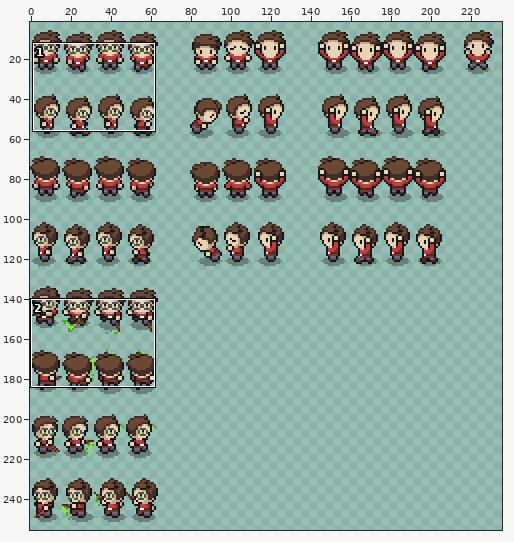
Sprite sheet -- assets/character.png. The picture above shows the old version from afar; the outline marks the close-up.
Close-up. First the earlier version:
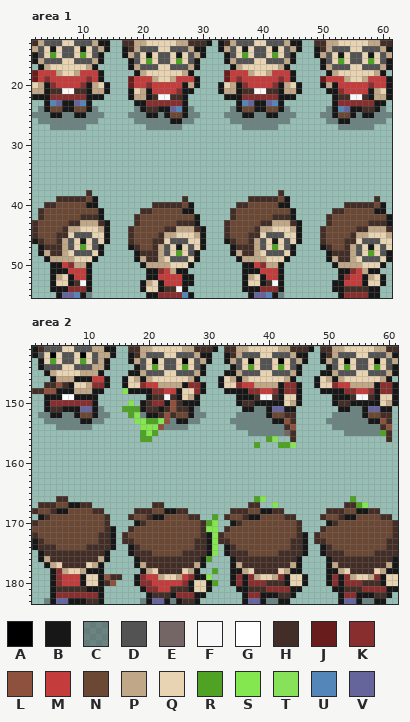
The file is 272x256 pixels. Pixels under 10% opacity are left out. Colours within 5 levels of each other are drawn and written as one. Shown: area 1: x 2..61, y 13..55; area 2: x 1..61, y 141..183. The wide view leaves out empty margins. The commit also changed other parts of the picture, which this record leaves out.
Palette (. is transparent): A #000000  B #171717  C #2a2a3466  D #535353  E #746665  F #f8f8f8  G #ffffff  H #432e27  J #681c1c  K #882e2e  L #8d513d  M #c43c3c  N #6a4834  P #bfa787  Q #e8d4b2  R #4fa223  S #84e750  T #88e259  U #5586b9  V #65659b
And afterwards:
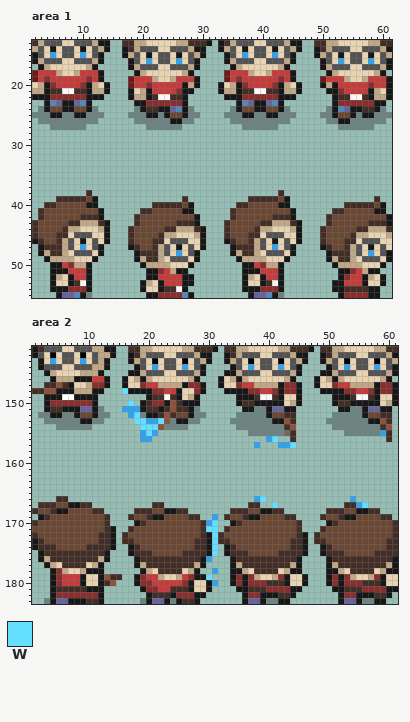
Colours new in this view: W #64dfff
Edits made:
{"colour":"R","old":"#4fa223","new":"#33a2eb"}
{"where": "area 2"}
{"y":148,"x":16,"old":"T","new":"W"}
{"y":150,"x":17,"old":"T","new":"W"}
{"y":152,"x":18,"old":"T","new":"W"}
{"y":153,"x":18,"old":"TS","new":"WW"}
{"y":153,"x":22,"old":"S","new":"W"}
{"y":154,"x":19,"old":"SSS","new":"WWW"}
{"y":155,"x":20,"old":"S","new":"W"}
{"y":156,"x":41,"old":"T","new":"W"}
{"y":157,"x":44,"old":"T","new":"W"}
{"y":166,"x":39,"old":"T","new":"W"}
{"y":167,"x":41,"old":"T","new":"W"}
{"y":167,"x":56,"old":"T","new":"W"}
{"y":170,"x":31,"old":"S","new":"W"}
{"y":171,"x":30,"old":"SS","new":"WW"}
{"y":172,"x":31,"old":"S","new":"W"}
{"y":173,"x":31,"old":"S","new":"W"}
{"y":174,"x":31,"old":"S","new":"W"}
{"y":175,"x":31,"old":"S","new":"W"}
{"y":179,"x":30,"old":"S","new":"W"}
